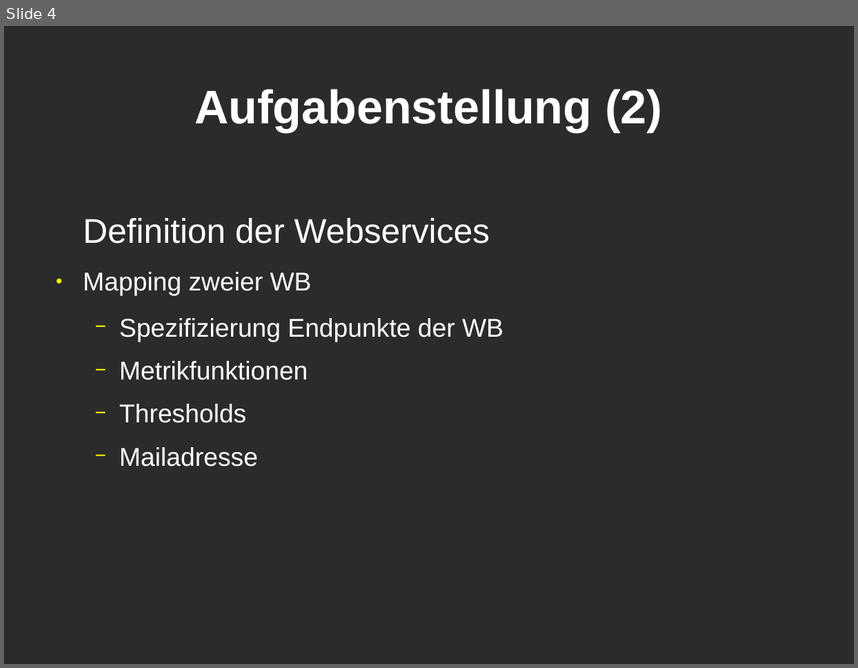
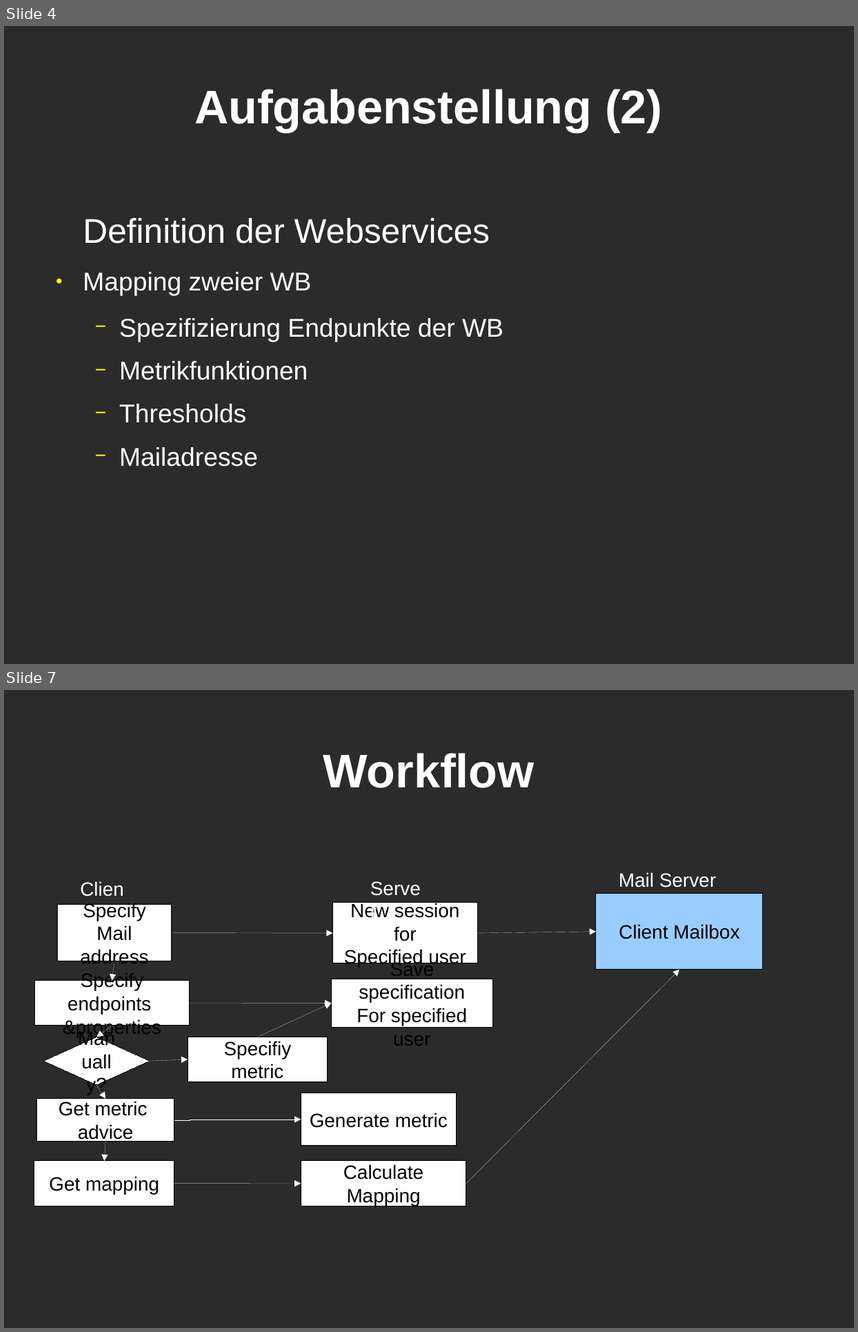
Before and after one commit to KLyko/LimesWebService, a slide deck: doc/overview_08-05-12/presentation.odp. Shown one above the other, each under a label of ours: slide 4 before the commit, slides 4 and 7 after it; the slides between them are not shown. The pictures are 858x668 and 858x1332 pixels, drawn with LibreOffice and Linux fonts; fonts in the diff are those of the drawing; background and template pictures are left out; a plain dark background stands for a picture behind light text. Boxes give left, top, right and bottom in pixels: in the first picture for what was removed or moved away, otherwise in the second. Text is boxed around its words. In the diff, an @@ line names an element or a change of style, - is before the commit and + after.

```diff
--- a/doc/overview_08-05-12/presentation.odp
+++ b/doc/overview_08-05-12/presentation.odp
@@ slide 7 added at <box>4,690,854,1328</box>, background picture (left out) @@
@@ title added at <box>323,753,535,788</box>, 44 pt, text #FFFFFF, bold @@
+Workflow
@@ text added at <box>72,873,136,924</box>, 18 pt, text #FFFFFF @@
+Client
@@ text added at <box>363,872,435,923</box>, 18 pt, text #FFFFFF @@
+Server
@@ text added at <box>619,872,716,887</box>, 18 pt, text #FFFFFF @@
+Mail Server
@@ rectangle added at <box>597,894,764,969</box>, fill #99CCFF, outline #000000 0 pt, 18 pt, text #000000 @@
+Client Mailbox
@@ rectangle added at <box>57,905,172,960</box>, fill #FFFFFF, outline #000000 0 pt, 18 pt, text #000000 @@
+Specify
+Mail address
@@ rectangle added at <box>332,903,477,964</box>, fill #FFFFFF, outline #000000 0 pt, 18 pt, text #000000 @@
+New session for
+Specified user
@@ arrow added from (172, 933) to (332, 933), #FFFFFF 0 pt @@
@@ arrow added from (477, 933) to (597, 931), #FFFFFF 0 pt @@
@@ arrow added from (114, 960) to (112, 980), #FFFFFF 0 pt @@
@@ rectangle added at <box>331,979,493,1027</box>, fill #FFFFFF, outline #000000 0 pt, 18 pt, text #000000 @@
+Save specification
+For specified user
@@ arrow added from (466, 1183) to (680, 969), #FFFFFF 0 pt @@
@@ rectangle added at <box>35,980,189,1025</box>, fill #FFFFFF, outline #000000 0 pt, 18 pt, text #000000 @@
+Specify endpoints
+&properties
@@ arrow added from (189, 1003) to (331, 1003), #FFFFFF 0 pt @@
@@ arrow added from (258, 1036) to (331, 1003), #FFFFFF 0 pt @@
@@ diamond added at <box>43,1036,150,1084</box>, fill #FFFFFF, outline #000000 0 pt, 18 pt, text #000000 @@
+Manually?
@@ arrow added from (112, 1025) to (96, 1036), #FFFFFF 0 pt @@
@@ rectangle added at <box>188,1036,327,1081</box>, fill #FFFFFF, outline #000000 0 pt, 18 pt, text #000000 @@
+Specifiy metric
@@ arrow added from (150, 1061) to (188, 1060), #FFFFFF 0 pt @@
@@ rectangle added at <box>37,1098,174,1141</box>, fill #FFFFFF, outline #000000 0 pt, 18 pt, text #000000 @@
+Get metric
+advice
@@ arrow added from (96, 1085) to (106, 1098), #FFFFFF 0 pt @@
@@ rectangle added at <box>301,1093,457,1145</box>, fill #FFFFFF, outline #000000 0 pt, 18 pt, text #000000 @@
+Generate metric
@@ elbow arrow added from (174, 1120) to (301, 1119), #FFFFFF 0 pt @@
@@ arrow added from (106, 1141) to (104, 1161), #FFFFFF 0 pt @@
@@ rectangle added at <box>34,1161,174,1205</box>, fill #FFFFFF, outline #000000 0 pt, 18 pt, text #000000 @@
+Get mapping
@@ rectangle added at <box>301,1161,466,1205</box>, fill #FFFFFF, outline #000000 0 pt, 18 pt, text #000000 @@
+Calculate Mapping
@@ arrow added from (174, 1183) to (301, 1183), #FFFFFF 0 pt @@
```
Also in this commit, not shown: 2 slides changed, 3 other slides added, 2 slides removed.
